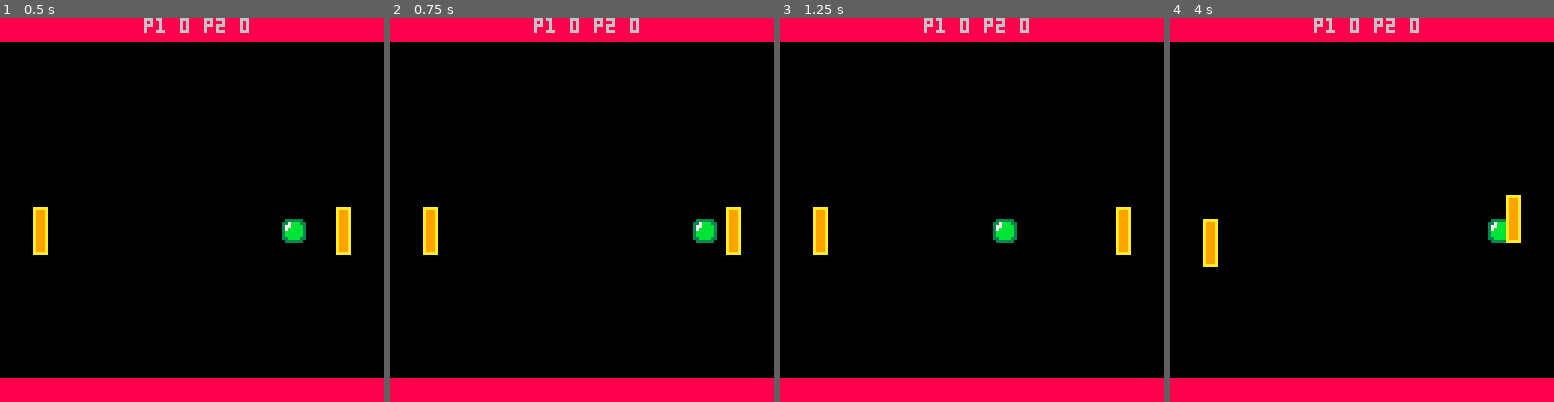
Above: before the commit, frames 1-4 (left to right).
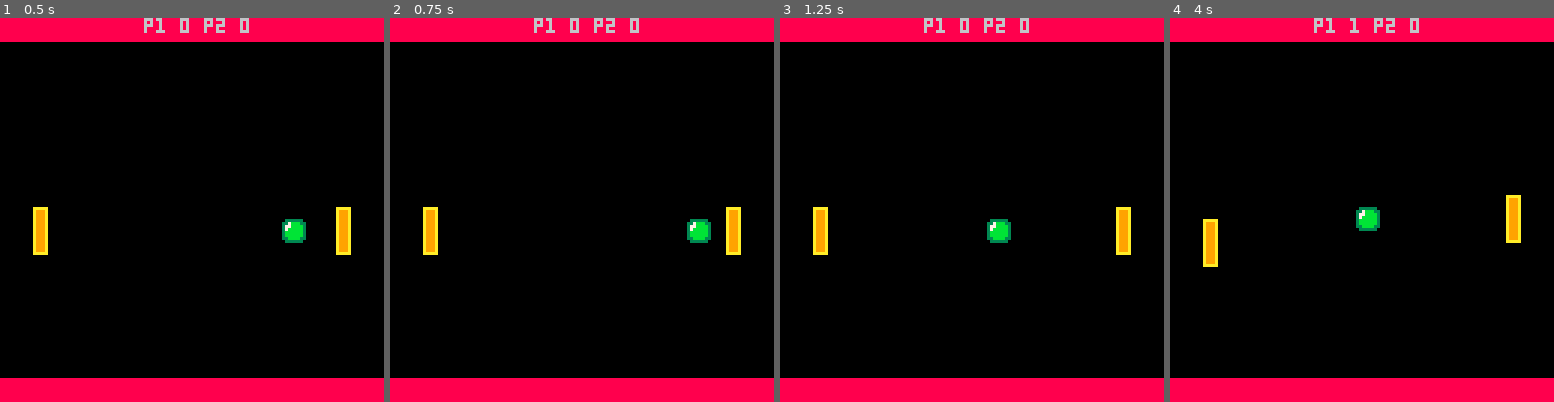
Above: after the commit, the same moments.

Repository: nsatragno/paddlebrick
Game: PICO-8 cartridge paddlebrick.p8
Same seed, same stepped clock (60 frames per second), same inputs: the game is played once before the commit and once after it.
Inputs:
- Up to frame 1 (0.5 s): no input
- Up to frame 2 (0.75 s): no input
- Up to frame 3 (1.25 s): no input
- Up to frame 4 (4 s): hold Up 2.15-2.42 s; hold P2 Down 2.15-2.42 s; hold Down 3.63-3.97 s; hold P2 Up 3.63-3.97 s

Frame 1 is identical in both runs. In frame 2, 0.3% of the frame differs, in the area x 77-86%, y 52-59%; in frame 3, 0.3%; in frame 4, 0.7%, in the area x 46-88%, y 0-59%.

Commit message:
Better collisions.

Diff:
--- a/paddlebrick.p8
+++ b/paddlebrick.p8
@@ -52,26 +52,50 @@
 end
 
 function collision_paddle(x, y, dx, dy, paddle)
-    local a = {x = paddle.x + paddle.padding, y = paddle.y + paddle.padding}
-    local b = {x = paddle.x + paddle.width + paddle.padding, y = paddle.y + paddle.height + paddle.padding}
-
-    if a.x < x and x < b.x and a.y < y and y < b.y then
-        return {x = 0, y = 1}
-    end
+    -- top left corner of the paddle.
+    local a = {
+      x = paddle.x + paddle.padding,
+      y = paddle.y + paddle.padding
+    }
+
+    -- bottom right corner of the paddle.
+    local b = {
+        x = paddle.x + paddle.width + paddle.padding,
+        y = paddle.y + paddle.height + paddle.padding
+    }
+
+    x += dx
+    y += dy
+
+    return a.x < x and x < b.x and a.y < y and y < b.y
+end
+
+function paddle_bounce_vector(ball, paddle)
+    local x = ball.x + ball.diameter / 2
+    local y = ball.y + ball.diameter / 2
+
+    local vy = (y - (paddle.y + paddle.height / 2)) / (paddle.height)
+
+    if (x - paddle.x > 0) vy *= 1
+
+    return {
+      y = 1,
+      x = -vy
+    }
 end
 
 function collision_ball(ball)
     local collision = collision_paddle(ball.x, ball.y, ball.dx, ball.dy, p1)
-    if (collision) return collision
+    if (collision) return paddle_bounce_vector(ball, p1)
 
     collision = collision_paddle(ball.x, ball.y + ball.diameter, ball.dx, ball.dy, p1)
-    if (collision) return collision
+    if (collision) return paddle_bounce_vector(ball, p1)
 
     collision = collision_paddle(ball.x + ball.diameter, ball.y, ball.dx, ball.dy, p2)
-    if (collision) return collision
+    if (collision) return paddle_bounce_vector(ball, p2)
 
     collision = collision_paddle(ball.x + ball.diameter, ball.y + ball.diameter, ball.dx, ball.dy, p2)
-    if (collision) return collision
+    if (collision) return paddle_bounce_vector(ball, p2)
 
     collision = collision_check(ball.x, ball.y, ball.dx, ball.dy)
     if (collision) return collision
@@ -105,9 +129,9 @@
     ball.y += ball.dy
 
     if (btn(2, 0)) p1.y -= p1.speed
-	if (btn(3, 0)) p1.y += p1.speed
-	if (btn(2, 1)) p2.y -= p2.speed
-	if (btn(3, 1)) p2.y += p2.speed
+  if (btn(3, 0)) p1.y += p1.speed
+  if (btn(2, 1)) p2.y -= p2.speed
+  if (btn(3, 1)) p2.y += p2.speed
 
     local collision_vector = collision_ball(ball)
     if collision_vector then
